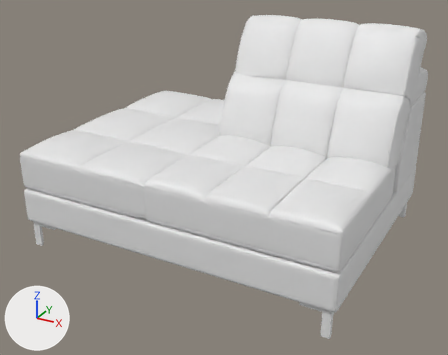
The glTF model public/models/Mendoza/Mendoza_1MO_L.glb: old version first, new version second.
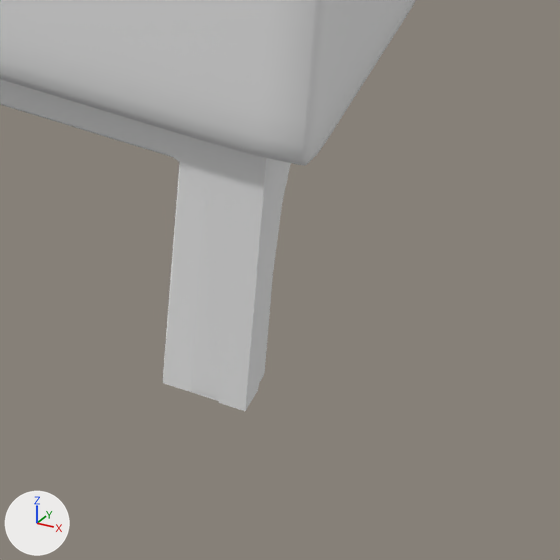
The first picture shows the older version from a 50 mm lens placed at (1.111, -2.101, 1.27), pointed at (0.014, -0.107, 0.272). The close-ups show the older and then the newer version on the part from 68% to 81% of the width and 83% to 100% of the height of that picture. Only the edits that show in the close-ups are written down. Lighting does not change. The marker at lower left points along +X, +Y and +Z. Where no turn or scale is listed for an object, it has been applied to the vertices.

The first close-up shows 'body1', 'legs_N1', 'legs_N11', 'legs_N8'.
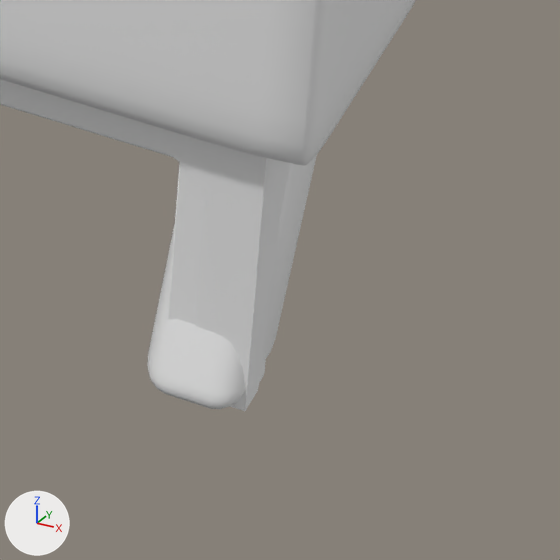
Location of each change, (x1, y1, x2, y2) in pixels of the close-ups (560 x 560 px):
```json
{"object": "legs_N9", "change": "added", "after": [147, 155, 317, 409]}
```

Scene script edits in JSON lines:
```json
{"op": "add", "block": "mat_material_304", "code": ["mat_material_304 = principled_material('Material.304')", "mat_material_304.base_color = (0.8, 0.8, 0.8)  # white #e7e7e7"]}
{"op": "add", "block": "me_melbourne_1d_035", "code": ["me_melbourne_1d_035 = bpy.data.meshes.new('Melbourne-1D.035')", "me_melbourne_1d_035.from_pydata(...)  # 828 vertices, 1688 faces; spans x -0.629..0.629, y -0.535..0.459, z 0.0..0.133", "me_melbourne_1d_035.materials.append(mat_material_304)  # white #e7e7e7"]}
{"op": "add", "block": "ob_legs_n9", "code": ["ob_legs_n9 = bpy.data.objects.new('legs_N9', me_melbourne_1d_035)", "ob_legs_n9.location = (0.0, 0.0, 0.0)"]}
```
